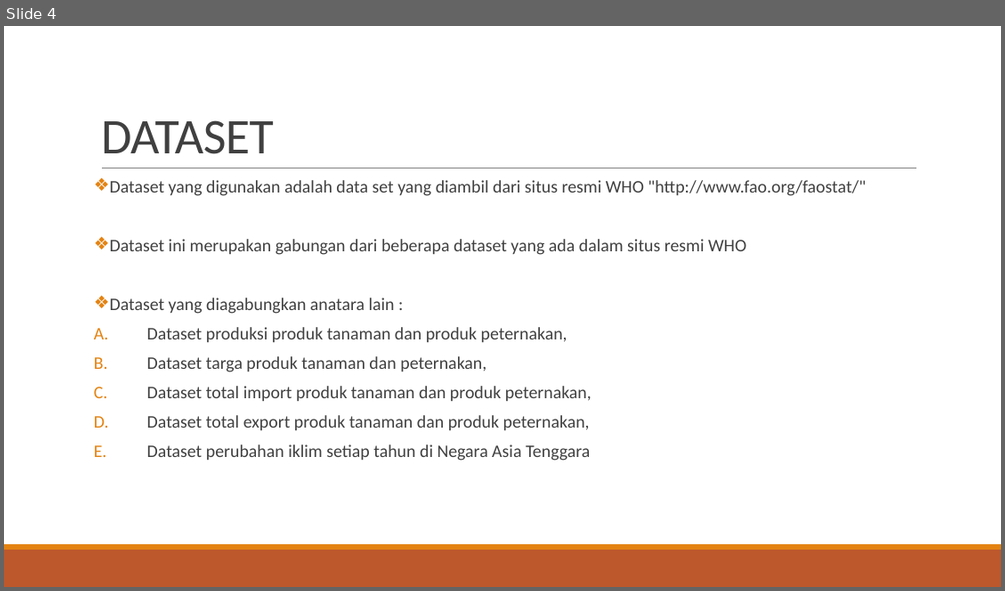
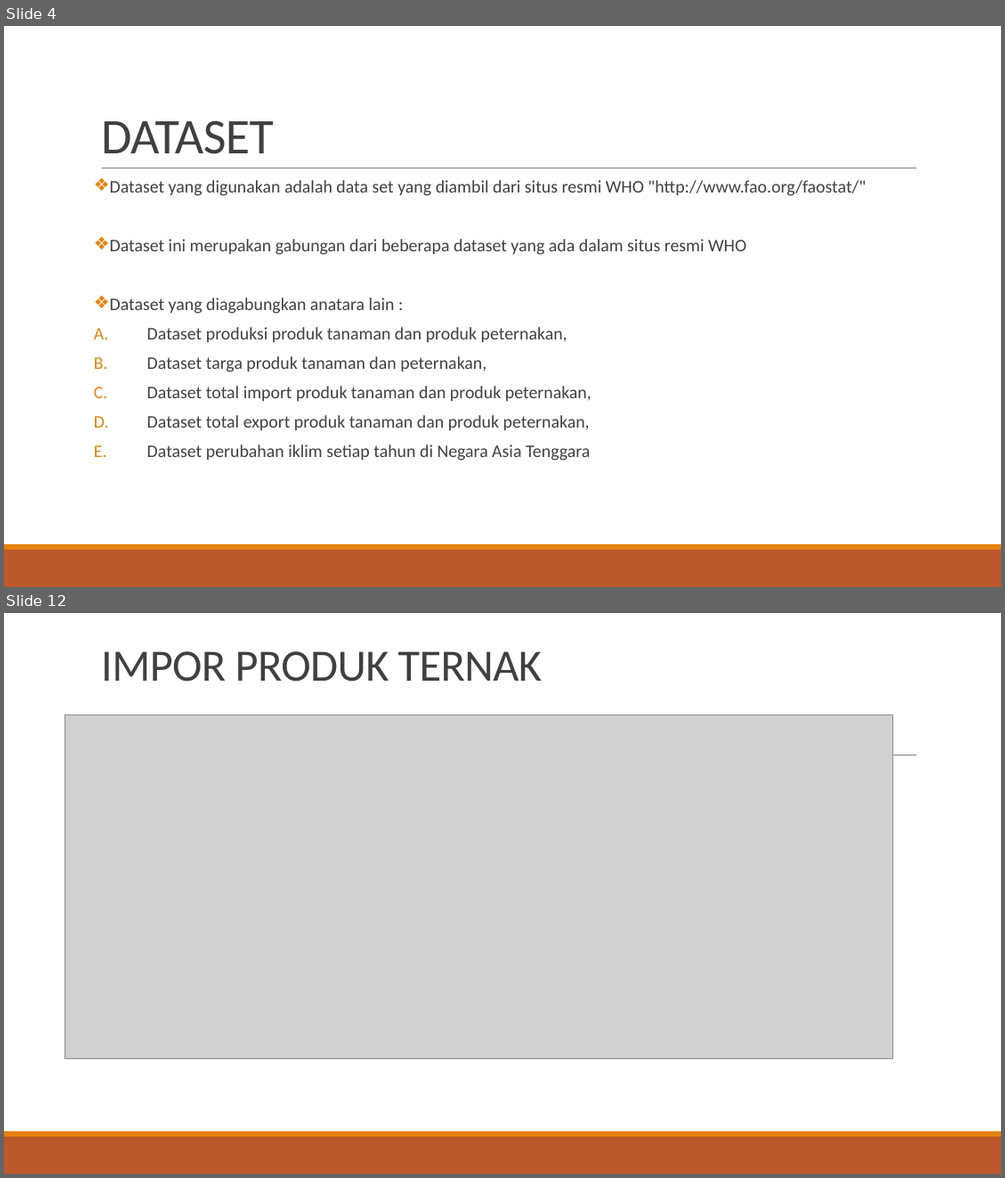
Before and after one commit to DWahyuA/FP_JCDS_DwiWahyuAndrian, a slide deck: FINAL PROJECT.pptm. Shown one above the other, each under a label of ours: slide 4 before the commit, slides 4 and 12 after it; the slides between them are not shown. The pictures are 1005x591 and 1005x1178 pixels, drawn with LibreOffice and Linux fonts; fonts in the diff are those of the drawing; grey boxes stand for pictures. Boxes give left, top, right and bottom in pixels: in the first picture for what was removed or moved away, otherwise in the second. Text is boxed around its words. In the diff, an @@ line names an element or a change of style, - is before the commit and + after.

```diff
--- a/FINAL PROJECT.pptm
+++ b/FINAL PROJECT.pptm
@@ slide 12 added at [4, 613, 1001, 1174], background #FFFFFF; not listed: 3 template elements that a slide beside it also shows @@
@@ title added at [101, 651, 542, 682], 43.2 pt, text #404040 @@
+IMPOR PRODUK TERNAK
@@ picture added at [65, 714, 892, 1059] @@
```
Also in this commit, not shown: 12 other slides added, 1 slide removed, 33 other files.
